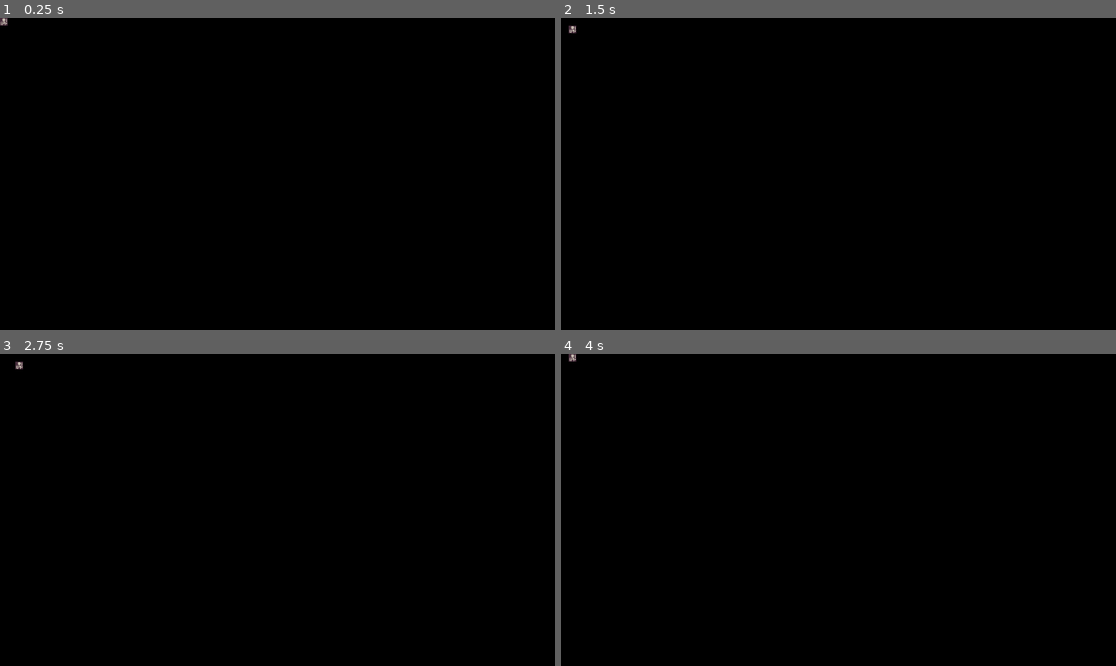
Above: before the commit, frames 1-4 (two rows, left to right).
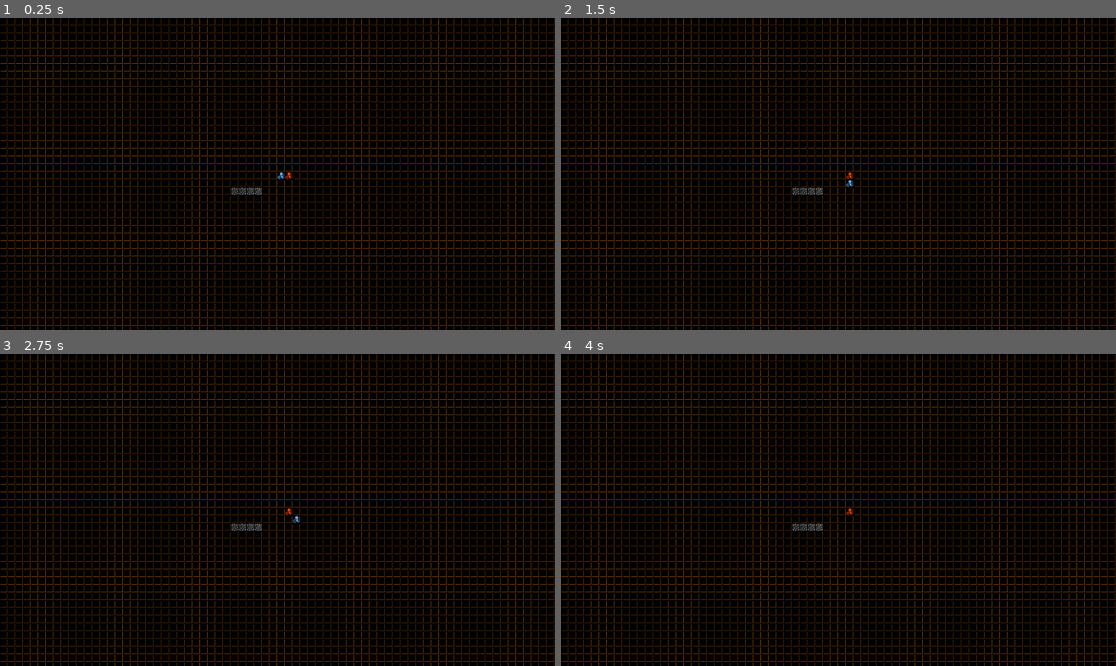
Above: after the commit, the same moments.

Repository: syntaxtsb/roguelike-tutorial-2024
Game: Godot game, scene res://src/game/game.tscn
Two runs of this game, one before a commit and one after it. Both use one fixed random seed, a clock stepped at 60 frames per second and the inputs below.
Inputs:
- Up to frame 1 (0.25 s): no input
- Up to frame 2 (1.5 s): tap Enter at 0.5 s; hold Right (Move right) 0.53-1.28 s; tap Space at 1.25 s; hold Down (Move down) from 1.28 s (still down)
- Up to frame 3 (2.75 s): tap Enter at 2 s; release Down (Move down) at 2.03 s; hold Right (Move right) from 2.03 s (still down)
- Up to frame 4 (4 s): tap Space at 2.75 s; release Right (Move right) at 2.78 s; hold Up (Move up) 2.78-3.53 s; tap Enter at 3.5 s; hold Left (Move left) from 3.53 s (still down)

The runs differ from the first frame. In frame 1, 17% of the frame differs, in the area x 0-100%, y 0-100%; in frame 2, 17%; in frame 3, 17%; in frame 4, 17%.

Commit message:
Part 2
Generic entity and map

Diff:
--- /dev/null
+++ b/assets/definitions/entities/actors/entity_definition_player.tres
@@ -0,0 +1,13 @@
+[gd_resource type="Resource" script_class="EntityDefinition" load_steps=4 format=3 uid="uid://ddk0pam28mjvn"]
+
+[ext_resource type="Script" path="res://src/entities/entity_definition.gd" id="1_r2kr4"]
+[ext_resource type="Texture2D" uid="uid://cvh1nfxhsqgrf" path="res://assets/images/monochrome_packed.png" id="2_yy4ro"]
+
+[sub_resource type="AtlasTexture" id="AtlasTexture_shxin"]
+atlas = ExtResource("2_yy4ro")
+region = Rect2(432, 0, 16, 16)
+
+[resource]
+script = ExtResource("1_r2kr4")
+texture = SubResource("AtlasTexture_shxin")
+color = Color(0.423529, 0.713726, 1, 1)
--- /dev/null
+++ b/assets/definitions/tiles/tile_definition_floor.tres
@@ -0,0 +1,16 @@
+[gd_resource type="Resource" script_class="TileDefiniton" load_steps=4 format=3 uid="uid://d1c3buuhi10lr"]
+
+[ext_resource type="Script" path="res://src/map/tile_definition.gd" id="1_ghasm"]
+[ext_resource type="Texture2D" uid="uid://cvh1nfxhsqgrf" path="res://assets/images/monochrome_packed.png" id="2_vo231"]
+
+[sub_resource type="AtlasTexture" id="AtlasTexture_lbv1d"]
+atlas = ExtResource("2_vo231")
+region = Rect2(240, 0, 16, 16)
+
+[resource]
+script = ExtResource("1_ghasm")
+texture = SubResource("AtlasTexture_lbv1d")
+color_lit = Color(1, 0.498039, 0, 1)
+color_dark = Color(0.498039, 0.247059, 0, 1)
+is_walkable = true
+is_transparent = true
--- /dev/null
+++ b/assets/definitions/tiles/tile_definition_wall.tres
@@ -0,0 +1,16 @@
+[gd_resource type="Resource" script_class="TileDefiniton" load_steps=4 format=3 uid="uid://f767dbte6xhc"]
+
+[ext_resource type="Script" path="res://src/map/tile_definition.gd" id="1_akipy"]
+[ext_resource type="Texture2D" uid="uid://cvh1nfxhsqgrf" path="res://assets/images/monochrome_packed.png" id="2_5ykhf"]
+
+[sub_resource type="AtlasTexture" id="AtlasTexture_n1i5k"]
+atlas = ExtResource("2_5ykhf")
+region = Rect2(256, 0, 16, 16)
+
+[resource]
+script = ExtResource("1_akipy")
+texture = SubResource("AtlasTexture_n1i5k")
+color_lit = Color(1, 1, 1, 1)
+color_dark = Color(0.498039, 0.498039, 0.498039, 1)
+is_walkable = false
+is_transparent = false
--- a/src/entities/actors/actions/action.gd
+++ b/src/entities/actors/actions/action.gd
@@ -1,2 +1,6 @@
 class_name Action
 extends RefCounted
+
+
+func perform(game: Game, entity: Entity) -> void:
+	pass
--- a/src/entities/actors/actions/escape_action.gd
+++ b/src/entities/actors/actions/escape_action.gd
@@ -1,2 +1,6 @@
 class_name EscapeAction
 extends Action
+
+
+func perform(game: Game, entity: Entity) -> void:
+	game.get_tree().quit()
--- a/src/entities/actors/actions/movement_action.gd
+++ b/src/entities/actors/actions/movement_action.gd
@@ -6,3 +6,12 @@
 
 func _init(dx: int, dy: int) -> void:
 	offset = Vector2i(dx, dy)
+
+
+func perform(game: Game, entity: Entity) -> void:
+	var destination: Vector2i = entity.grid_position + offset
+	var map_data: MapData = game.get_map_data()
+	var destination_tile: Tile = map_data.get_tile(destination)
+	if not destination_tile or not destination_tile.is_walkable():
+		return
+	entity.move(offset)
--- /dev/null
+++ b/src/entities/entity.gd
@@ -0,0 +1,18 @@
+class_name Entity
+extends Sprite2D
+
+var grid_position: Vector2i:
+	set(value):
+		grid_position = value
+		position = Grid.grid_to_world(grid_position)
+
+
+func _init(start_position: Vector2i, entity_definition: EntityDefinition) -> void:
+	centered = false
+	grid_position = start_position
+	texture = entity_definition.texture
+	modulate = entity_definition.color
+
+
+func move(move_offset: Vector2i) -> void:
+	grid_position += move_offset
--- /dev/null
+++ b/src/entities/entity_definition.gd
@@ -0,0 +1,6 @@
+class_name EntityDefinition
+extends Resource
+
+@export_category("Visuals")
+@export var texture: AtlasTexture
+@export_color_no_alpha var color := Color.WHITE
--- a/src/game/game.gd
+++ b/src/game/game.gd
@@ -1,21 +1,28 @@
+class_name Game
 extends Node2D
 
-var player_grid_pos := Vector2i.ZERO
+const player_definition: EntityDefinition = preload("res://assets/definitions/entities/actors/entity_definition_player.tres")
 
-@onready var player: Sprite2D = $Player
+@onready var player: Entity
 @onready var event_handler: EventHandler = $EventHandler
+@onready var entities: Node2D = $Entities
+@onready var map: Map = $Map
 
 
 func _ready() -> void:
-	pass
+	var player_start_pos: Vector2i = Grid.world_to_grid(get_viewport_rect().size.floor() / 2)
+	player = Entity.new(player_start_pos, player_definition)
+	entities.add_child(player)
+	var npc := Entity.new(player_start_pos + Vector2i.RIGHT, player_definition)
+	npc.modulate = Color.ORANGE_RED
+	entities.add_child(npc)
 
 
-func _process(delta: float) -> void:
+func _physics_process(_delta: float) -> void:
+	var action: Action = event_handler.get_action()
+	if action:
+		action.perform(self, player)
 
-	var action: Action = event_handler.get_action()
 
-	if action is MovementAction:
-		player_grid_pos += action.offset
-		player.position = Grid.grid_to_world(player_grid_pos)
-	elif action is EscapeAction:
-		get_tree().quit()
+func get_map_data() -> MapData:
+	return map.map_data
--- a/src/game/game.tscn
+++ b/src/game/game.tscn
@@ -1,12 +1,8 @@
-[gd_scene load_steps=5 format=3 uid="uid://chg5gn1mhetva"]
+[gd_scene load_steps=4 format=3 uid="uid://chg5gn1mhetva"]
 
 [ext_resource type="Script" path="res://src/game/event_handler.gd" id="1_cvuny"]
-[ext_resource type="Texture2D" uid="uid://8m4ejx4ca81w" path="res://assets/images/colored_packed.png" id="1_ne63g"]
 [ext_resource type="Script" path="res://src/game/game.gd" id="1_ylpwe"]
-
-[sub_resource type="AtlasTexture" id="AtlasTexture_ncr1a"]
-atlas = ExtResource("1_ne63g")
-region = Rect2(432, 0, 16, 16)
+[ext_resource type="Script" path="res://src/map/map.gd" id="3_v0fmj"]
 
 [node name="Game" type="Node2D"]
 script = ExtResource("1_ylpwe")
@@ -14,6 +10,7 @@
 [node name="EventHandler" type="Node" parent="."]
 script = ExtResource("1_cvuny")
 
-[node name="Player" type="Sprite2D" parent="."]
-texture = SubResource("AtlasTexture_ncr1a")
-centered = false
+[node name="Map" type="Node2D" parent="."]
+script = ExtResource("3_v0fmj")
+
+[node name="Entities" type="Node2D" parent="."]
--- /dev/null
+++ b/src/map/map.gd
@@ -0,0 +1,17 @@
+class_name Map
+extends Node2D
+
+@export var map_width: int = 80
+@export var map_height: int = 45
+
+var map_data: MapData
+
+
+func _ready() -> void:
+	map_data = MapData.new(map_width, map_height)
+	_place_tiles()
+
+
+func _place_tiles() -> void:
+	for tile in map_data.tiles:
+		add_child(tile)
--- /dev/null
+++ b/src/map/map_data.gd
@@ -0,0 +1,51 @@
+class_name MapData
+extends RefCounted
+
+const tile_types = {
+	"floor": preload("res://assets/definitions/tiles/tile_definition_floor.tres"),
+	"wall": preload("res://assets/definitions/tiles/tile_definition_wall.tres"),
+}
+
+var width: int
+var height: int
+var tiles: Array[Tile]
+
+
+func _init(map_width: int, map_height: int) -> void:
+	width = map_width
+	height = map_height
+	_setup_tiles()
+
+
+func _setup_tiles() -> void:
+	tiles = []
+	for y in height:
+		for x in width:
+			var tile_position := Vector2i(x, y)
+			var tile := Tile.new(tile_position, tile_types.floor)
+			tiles.append(tile)
+	for x in range(30, 34):
+		var tile: Tile = get_tile(Vector2i(x, 22))
+		tile.set_tile_type(tile_types.wall)
+
+
+func get_tile(grid_position: Vector2i) -> Tile:
+	var tile_index: int = grid_to_index(grid_position)
+	if tile_index == -1:
+		return null
+	return tiles[tile_index]
+
+
+func grid_to_index(grid_position: Vector2i) -> int:
+	if not is_in_bounds(grid_position):
+		return -1
+	return grid_position.y * width + grid_position.x
+
+
+func is_in_bounds(coordinate: Vector2i) -> bool:
+	return (
+		0 <= coordinate.x
+		and coordinate.x < width
+		and 0 <= coordinate.y
+		and coordinate.y < height
+	)
--- /dev/null
+++ b/src/map/tile.gd
@@ -0,0 +1,24 @@
+class_name Tile
+extends Sprite2D
+
+var _definition: TileDefinition
+
+
+func _init(grid_position: Vector2i, tile_definition: TileDefinition) -> void:
+	centered = false
+	position = Grid.grid_to_world(grid_position)
+	set_tile_type(tile_definition)
+
+
+func set_tile_type(tile_definition: TileDefinition) -> void:
+	_definition = tile_definition
+	texture = _definition.texture
+	modulate = _definition.color_dark
+
+
+func is_walkable() -> bool:
+	return _definition.is_walkable
+
+
+func is_transparent() -> bool:
+	return _definition.is_transparent
--- /dev/null
+++ b/src/map/tile_definition.gd
@@ -0,0 +1,11 @@
+class_name TileDefinition
+extends Resource
+
+@export_category("Visuals")
+@export var texture: AtlasTexture
+@export_color_no_alpha var color_lit: Color = Color.WHITE
+@export_color_no_alpha var color_dark: Color = Color.WHITE
+
+@export_category("Mechanics")
+@export var is_walkable: bool = true
+@export var is_transparent: bool = true
Binary file added: assets/images/monochrome_packed.png
Not shown, added: assets/images/monochrome_packed.png.import
